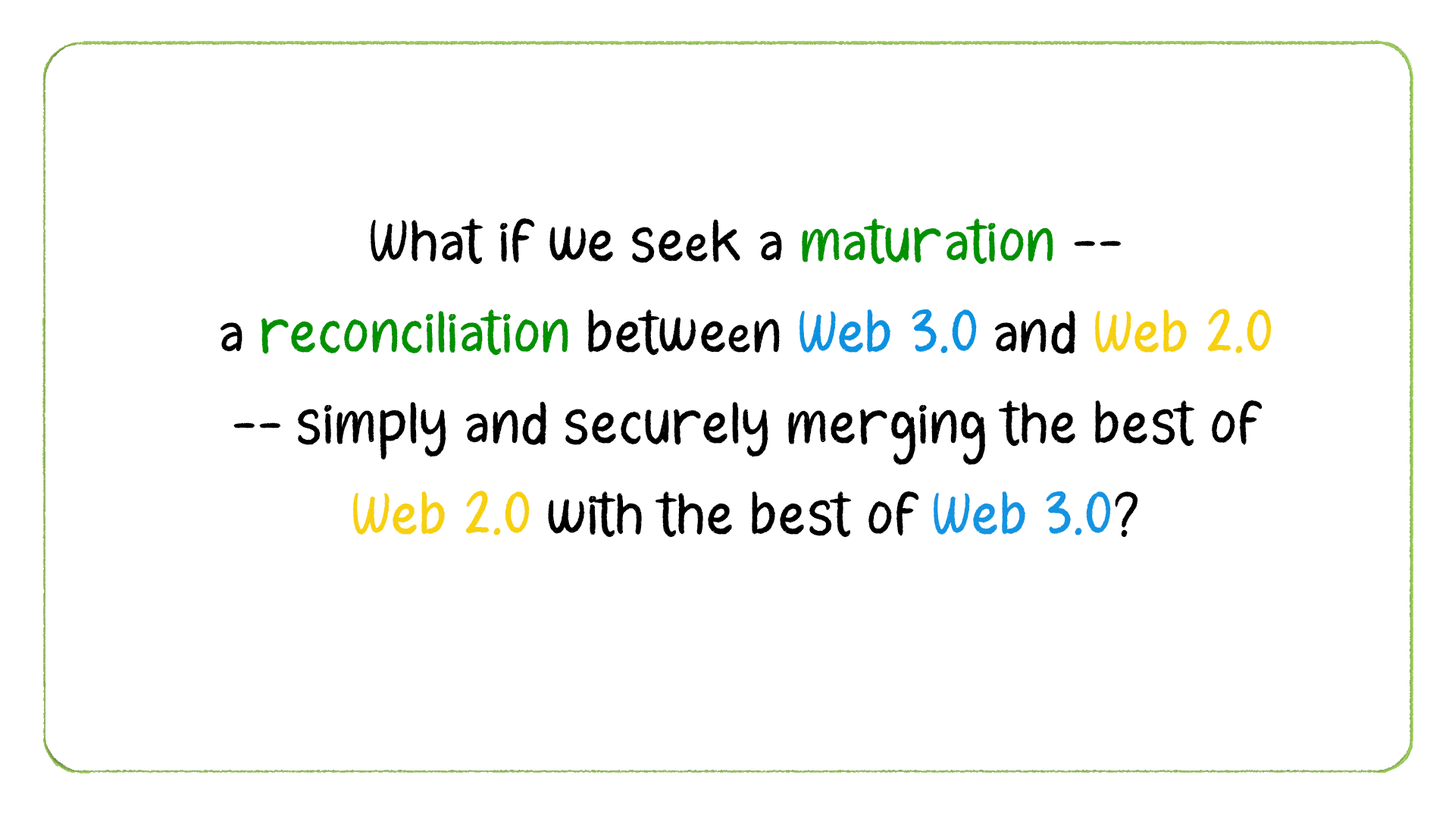
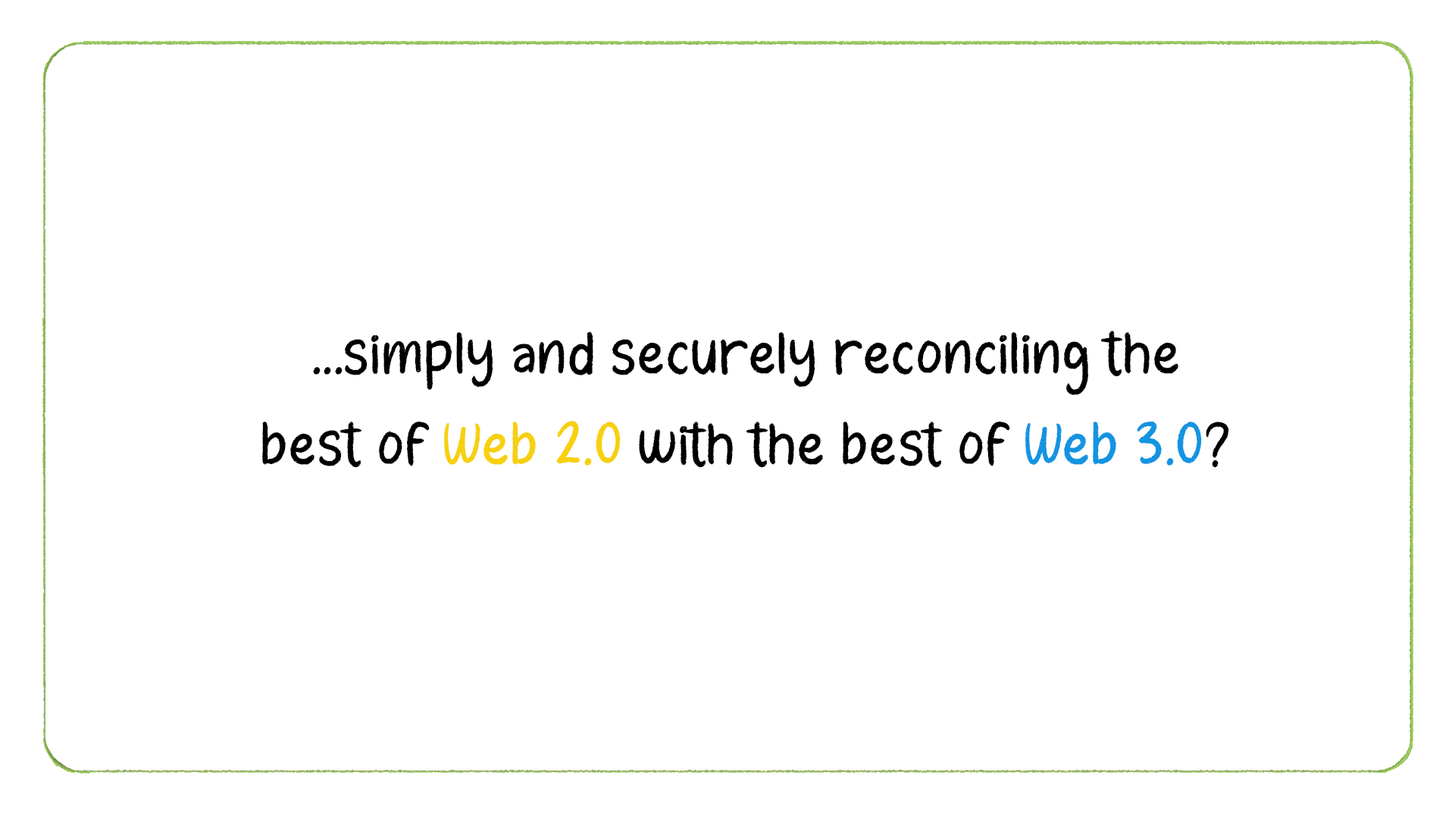
Comparing the layer stacks of the two w=1455, h=819 images. Changes:
renamed "What if we seek a maturation -- a reconciliation between Web 3" to "...simply and securely reconciling the best of Web 2.0 with th", painted on it over (220, 217, 1272, 538)
